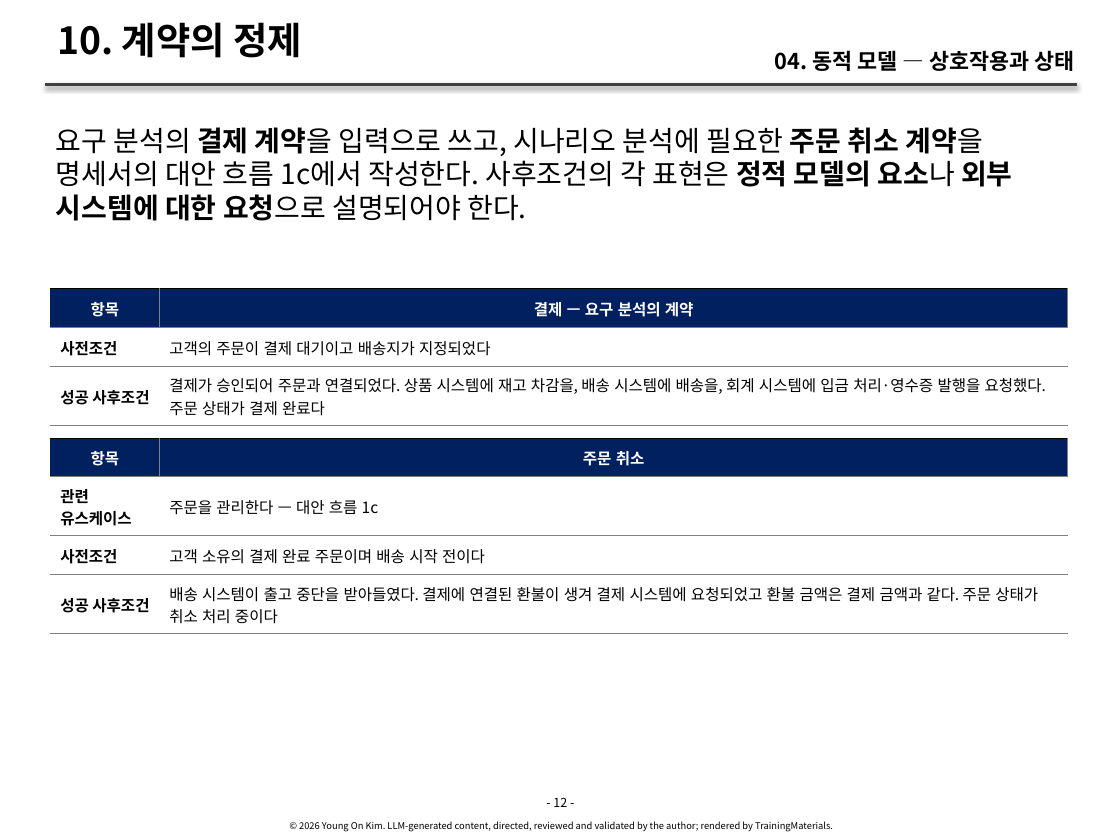
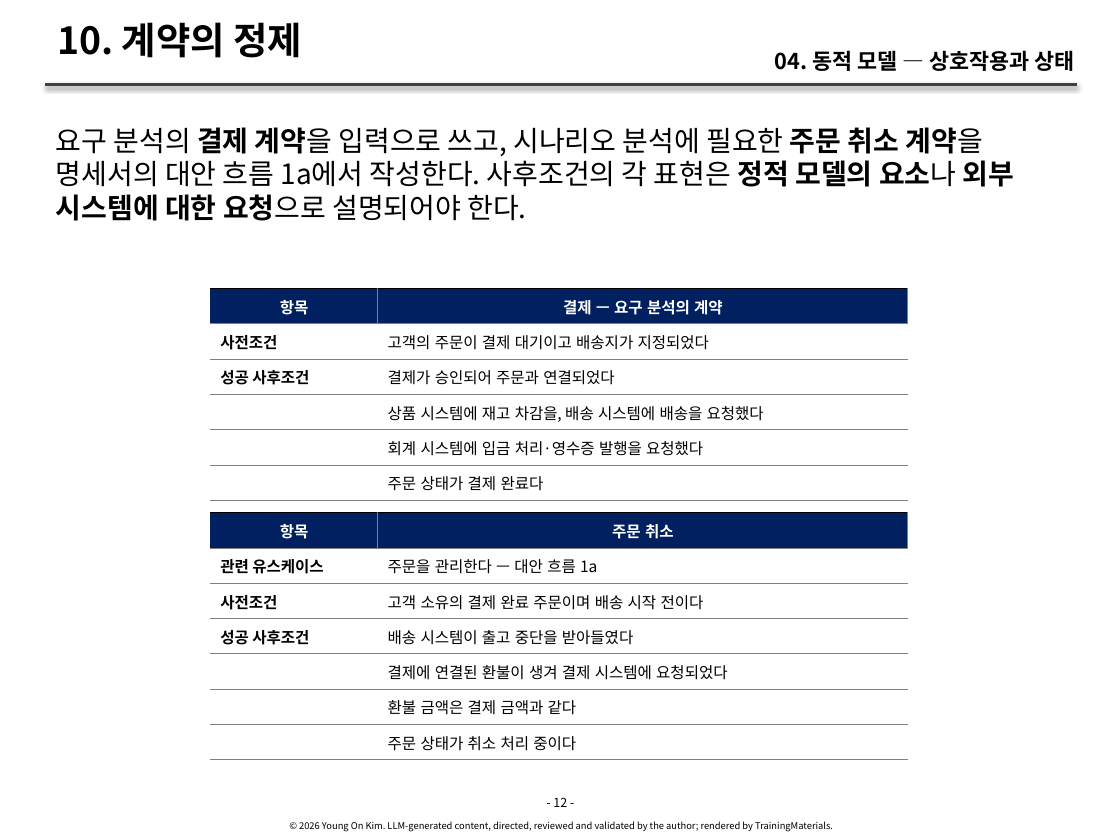
Before and after one commit to YoungSan77/TrainingMaterials, a slide deck: slide 12 of courses/ooad/sessions/s04.pptx. Drawn at 1120x840 pixels with LibreOffice and Linux fonts; fonts in the diff are those of the drawing. Boxes give left, top, right and bottom in pixels: in the first picture for what was removed or moved away, otherwise in the second. Text is boxed around its words. In the diff, an @@ line names an element or a change of style, - is before the commit and + after.

```diff
--- a/courses/ooad/sessions/s04.pptx
+++ b/courses/ooad/sessions/s04.pptx
@@ text at (56, 127, 1015, 221): text changed @@
-요구 분석의 결제 계약을 입력으로 쓰고, 시나리오 분석에 필요한 주문 취소 계약을 명세서의 대안 흐름 1c에서 작성한다. 사후조건의 각 표현은 정적 모델의 요소나 외부 시스템에 대한 요청으로 설명되어야 한다.
+요구 분석의 결제 계약을 입력으로 쓰고, 시나리오 분석에 필요한 주문 취소 계약을 명세서의 대안 흐름 1a에서 작성한다. 사후조건의 각 표현은 정적 모델의 요소나 외부 시스템에 대한 요청으로 설명되어야 한다.
@@ table at (211, 289, 907, 764) @@
-row 3: 성공 사후조건 | 결제가 승인되어 주문과 연결되었다. 상품 시스템에 재고 차감을, 배송 시스템에 배송을, 회계 시스템에 입금 처리·영수증 발행을 요청했다. 주문 상태가 결제 완료다
+row 3: 성공 사후조건 | 결제가 승인되어 주문과 연결되었다
+row 4:  | 상품 시스템에 재고 차감을, 배송 시스템에 배송을 요청했다
+row 5:  | 회계 시스템에 입금 처리·영수증 발행을 요청했다
+row 6:  | 주문 상태가 결제 완료다
@@ table: place and size @@
-table at (50, 289, 1067, 764)
+table at (211, 289, 907, 764)
@@ table at (211, 513, 907, 840) @@
-row 2, column 2: 주문을 관리한다 — 대안 흐름 1c
+row 2, column 2: 주문을 관리한다 — 대안 흐름 1a
-row 4: 성공 사후조건 | 배송 시스템이 출고 중단을 받아들였다. 결제에 연결된 환불이 생겨 결제 시스템에 요청되었고 환불 금액은 결제 금액과 같다. 주문 상태가 취소 처리 중이다
+row 4: 성공 사후조건 | 배송 시스템이 출고 중단을 받아들였다
+row 5:  | 결제에 연결된 환불이 생겨 결제 시스템에 요청되었다
+row 6:  | 환불 금액은 결제 금액과 같다
+row 7:  | 주문 상태가 취소 처리 중이다
@@ table: place and size @@
-table at (50, 438, 1067, 840)
+table at (211, 513, 907, 840)
```
Also in this commit, not shown: 52 other slides changed, 6 slides added, 2 slides removed, 44 other files.
